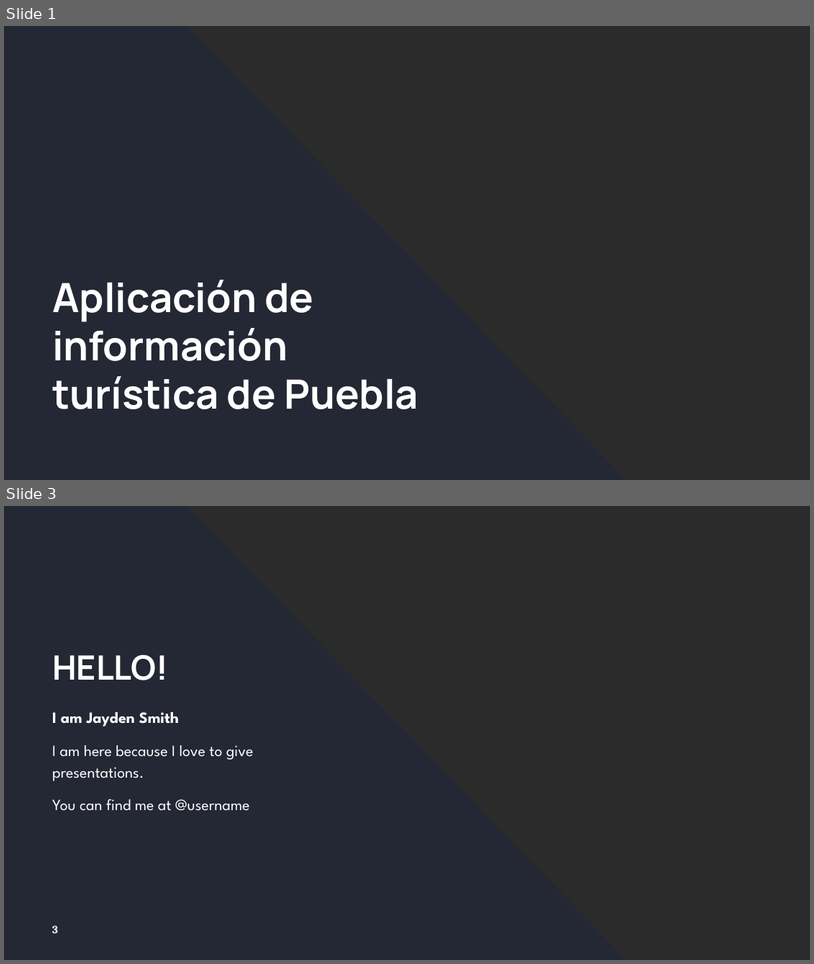
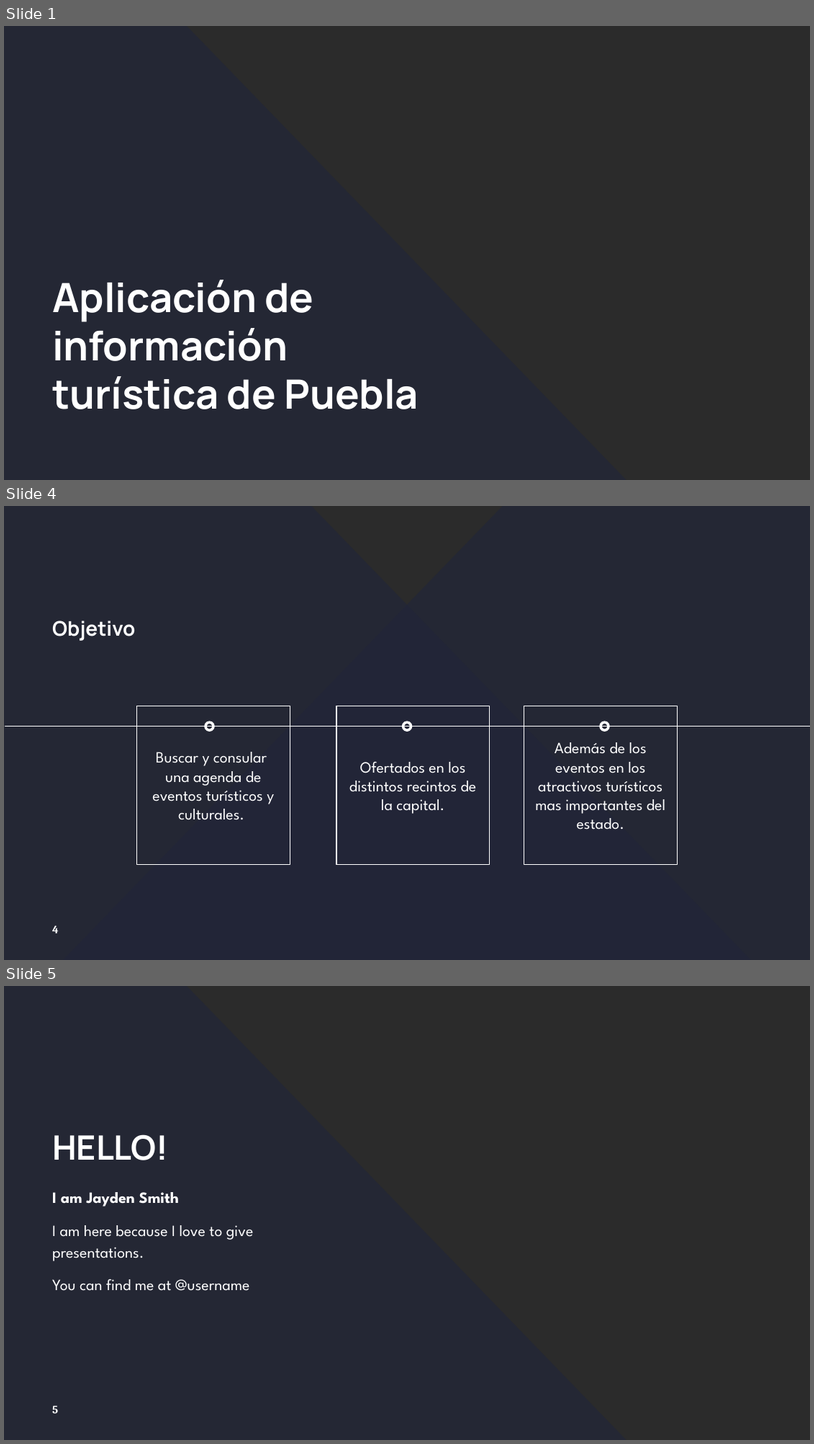
Before and after one commit to EsteBrav/Proyecto-4to-Semestre, a slide deck: Presentacion de Propuestas.pptx. Shown one above the other, each under a label of ours: slides 1 and 3 before the commit, slides 1, 4 and 5 after it; the slides between them are not shown. The pictures are 814x964 and 814x1444 pixels, drawn with LibreOffice and Linux fonts; fonts in the diff are those of the drawing; background and template pictures are left out; a plain dark background stands for a picture behind light text. Boxes give left, top, right and bottom in pixels: in the first picture for what was removed or moved away, otherwise in the second. Text is boxed around its words. In the diff, an @@ line names an element or a change of style, - is before the commit and + after.

```diff
--- a/Presentacion de Propuestas.pptx
+++ b/Presentacion de Propuestas.pptx
@@ slide 4 added at box(4, 506, 810, 960), background picture (left out) @@
@@ freeform shape added at box(4, 506, 751, 960), fill #212539 at 65% opacity @@
@@ freeform shape added at box(63, 506, 810, 960), fill #212539 at 65% opacity @@
@@ title added at box(52, 620, 135, 641), 18 pt, text #FFFFFF, bold @@
+Objetivo
@@ rectangle added at box(137, 706, 291, 864), outline #FFFFFF 0.75 pt, 14 pt, text #FFFFFF @@
+Buscar y consular una agenda de eventos turísticos y culturales.
@@ rectangle added at box(337, 706, 490, 864), outline #FFFFFF 0.75 pt, 14 pt, text #FFFFFF @@
+Ofertados en los distintos recintos de la capital.
@@ rectangle added at box(524, 706, 677, 864), outline #FFFFFF 0.75 pt, 14 pt, text #FFFFFF @@
+Además de los eventos en los atractivos turísticos mas importantes del estado.
@@ line added from (810, 726) to (5, 726), #FFFFFF 0.75 pt @@
@@ ellipse added at box(206, 722, 214, 730), outline #FFFFFF 2.25 pt @@
@@ ellipse added at box(403, 722, 412, 730), outline #FFFFFF 2.25 pt @@
@@ ellipse added at box(601, 722, 609, 730), outline #FFFFFF 2.25 pt @@
@@ page number added at box(52, 925, 59, 933), 10 pt, text #FFFFFF, bold @@
+4
@@ what was slide 3 is now slide 5 @@
@@ page number at box(52, 1405, 58, 1413): text changed @@
-3
+5
```
Also in this commit, not shown: 3 slides changed, 2 other slides added, 2 slides removed, 34 other files.
